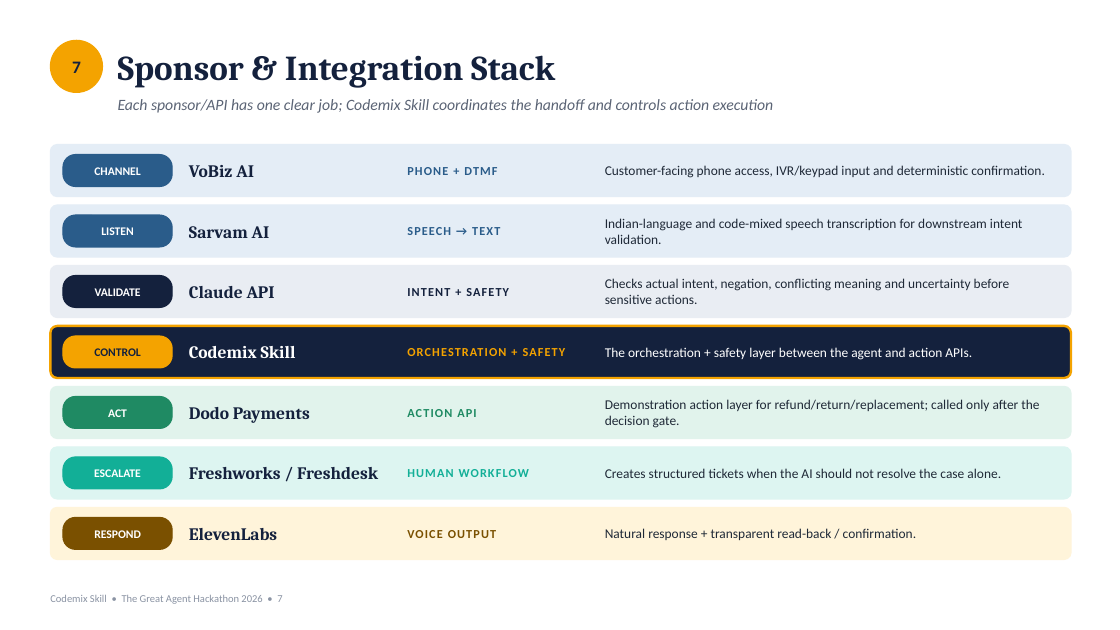
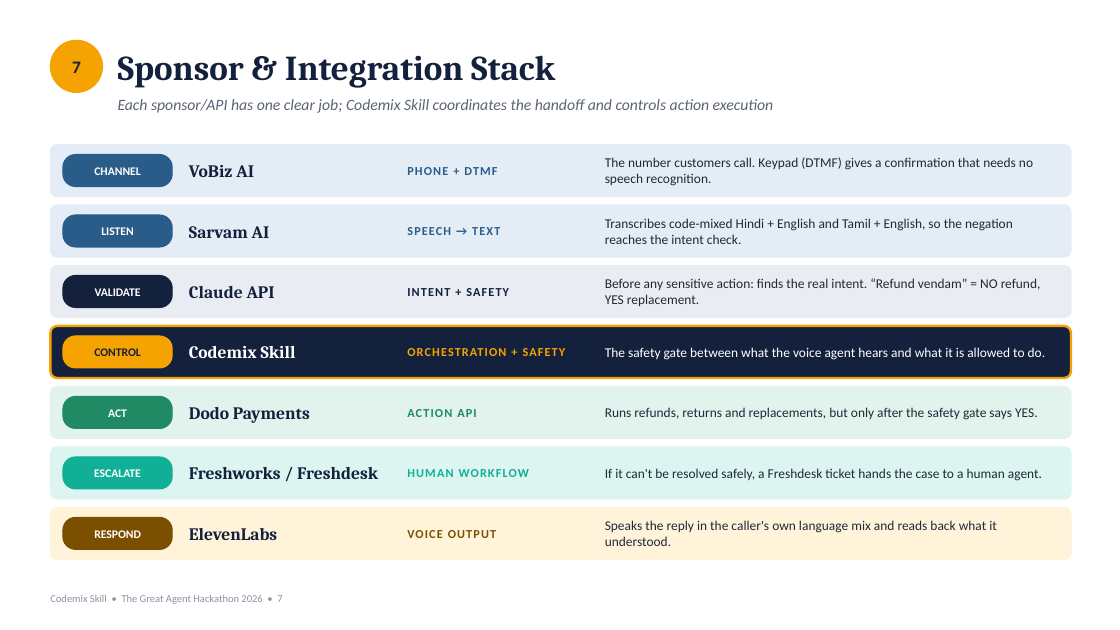
Before and after one commit to ramanathanmani/great-agent-hackathon-2026, a slide deck: slide 7 of docs/presentation/CodemixSkill-Judge-Ready.pptx. Drawn at 1120x630 pixels with LibreOffice and Linux fonts; fonts in the diff are those of the drawing. Boxes give left, top, right and bottom in pixels: in the first picture for what was removed or moved away, otherwise in the second. Text is boxed around its words. In the diff, an @@ line names an element or a change of style, - is before the commit and + after.

```diff
--- a/docs/presentation/CodemixSkill-Judge-Ready.pptx
+++ b/docs/presentation/CodemixSkill-Judge-Ready.pptx
@@ text at box(605, 157, 1033, 186): text changed @@
-Customer-facing phone access, IVR/keypad input and deterministic confirmation.
+The number customers call. Keypad (DTMF) gives a confirmation that needs no speech recognition.
@@ text at box(605, 218, 1013, 244): text changed @@
-Indian-language and code-mixed speech transcription for downstream intent validation.
+Transcribes code-mixed Hindi + English and Tamil + English, so the negation reaches the intent check.
@@ text at box(605, 278, 1041, 306): text changed @@
-Checks actual intent, negation, conflicting meaning and uncertainty before sensitive actions.
+Before any sensitive action: finds the real intent. “Refund vendam” = NO refund, YES replacement.
@@ text at box(605, 347, 1046, 360): text changed @@
-The orchestration + safety layer between the agent and action APIs.
+The safety gate between what the voice agent hears and what it is allowed to do.
@@ text at box(605, 407, 1038, 420): text changed @@
-Demonstration action layer for refund/return/replacement; called only after the decision gate.
+Runs refunds, returns and replacements, but only after the safety gate says YES.
@@ text at box(605, 468, 1042, 481): text changed @@
-Creates structured tickets when the AI should not resolve the case alone.
+If it can't be resolved safely, a Freshdesk ticket hands the case to a human agent.
@@ text at box(605, 520, 997, 546): text changed @@
-Natural response + transparent read-back / confirmation.
+Speaks the reply in the caller's own language mix and reads back what it understood.
```
Also in this commit, not shown: 6 other slides changed, 2 other files.
